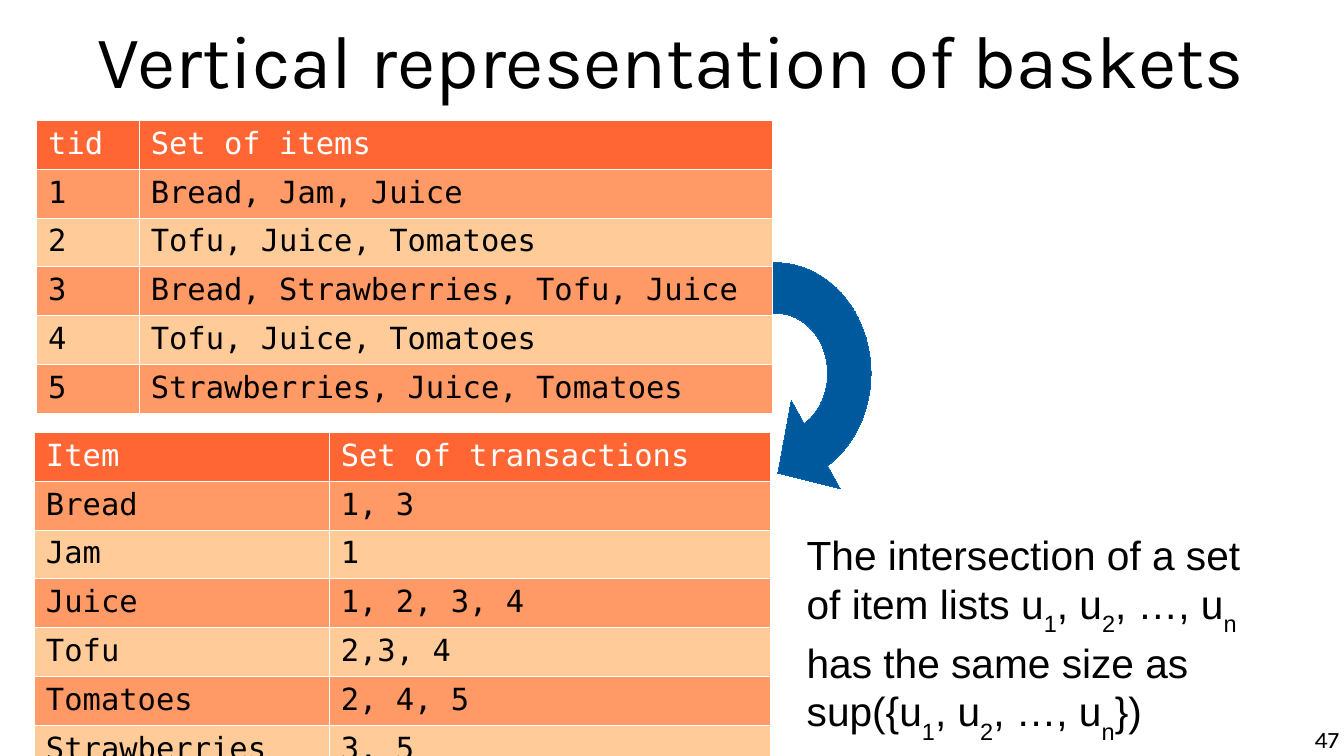
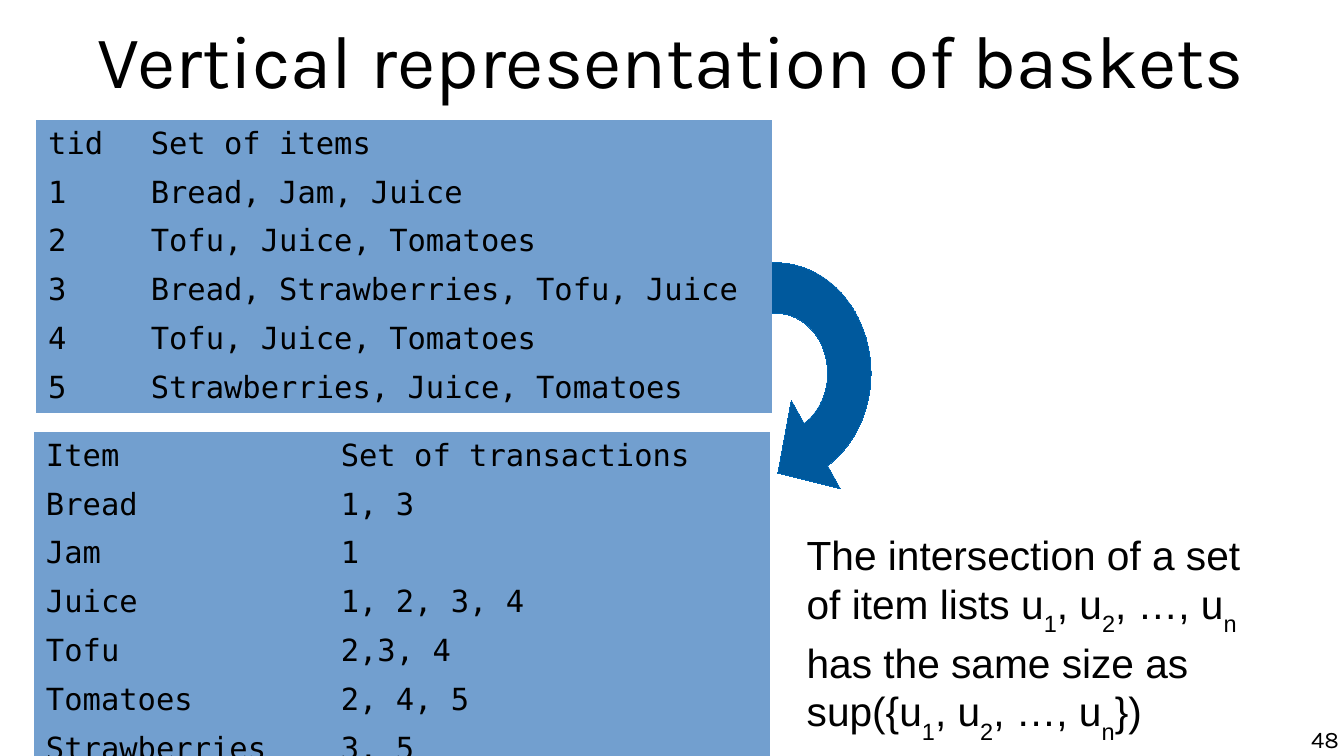
Before and after one commit to marco-calautti/data-mining-course, a slide deck: slide 48 of theory/tt06_association_rule_mining.odp (slide 47 before the commit). Drawn at 1344x756 pixels with LibreOffice and Linux fonts; fonts in the diff are those of the drawing. Boxes give left, top, right and bottom in pixels: in the first picture for what was removed or moved away, otherwise in the second. Text is boxed around its words. In the diff, an @@ line names an element or a change of style, - is before the commit and + after.

```diff
--- a/theory/tt06_association_rule_mining.odp
+++ b/theory/tt06_association_rule_mining.odp
@@ table at (37,120,773,407) @@
@@ fill #FF6633 to #729FCF in row 1 @@
@@ fill #FF9966 to #729FCF in 6 cells @@
@@ fill #FFCC99 to #729FCF in 4 cells @@
@@ text colour #FFFFFF to #000000 in "tid", "Set of items" @@
@@ borders changed @@
@@ table at (34,432,771,733) @@
@@ fill #FF6633 to #729FCF in row 1 @@
@@ fill #FF9966 to #729FCF in 6 cells @@
@@ fill #FFCC99 to #729FCF in 6 cells @@
@@ text colour #FFFFFF to #000000 in "Item", "Set of transactions" @@
@@ borders changed @@
@@ page number at (1311,733,1339,749): text changed @@
-47
+48
```
Also in this commit, not shown: 13 other slides changed, 2 slides added.
